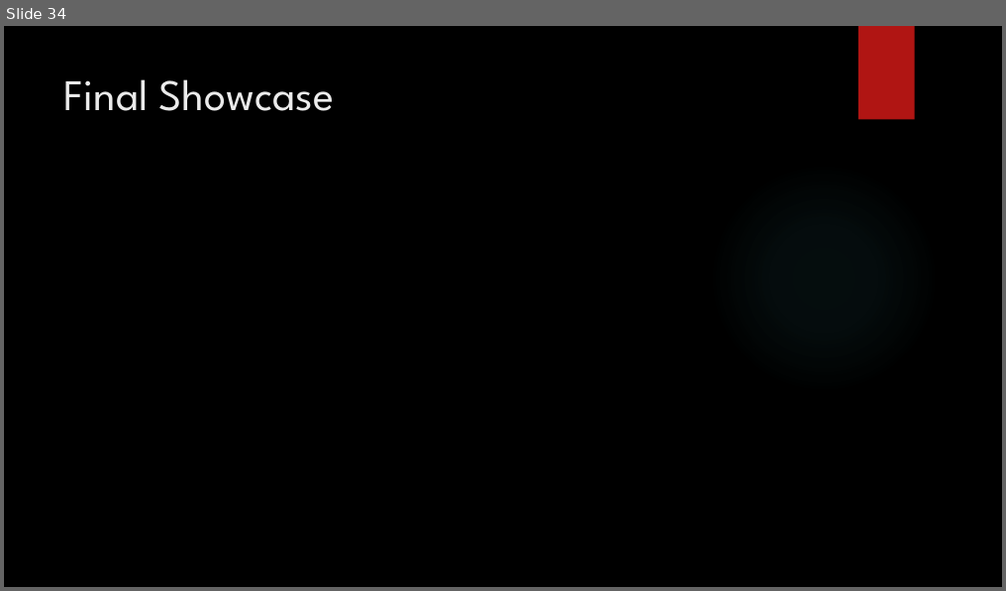
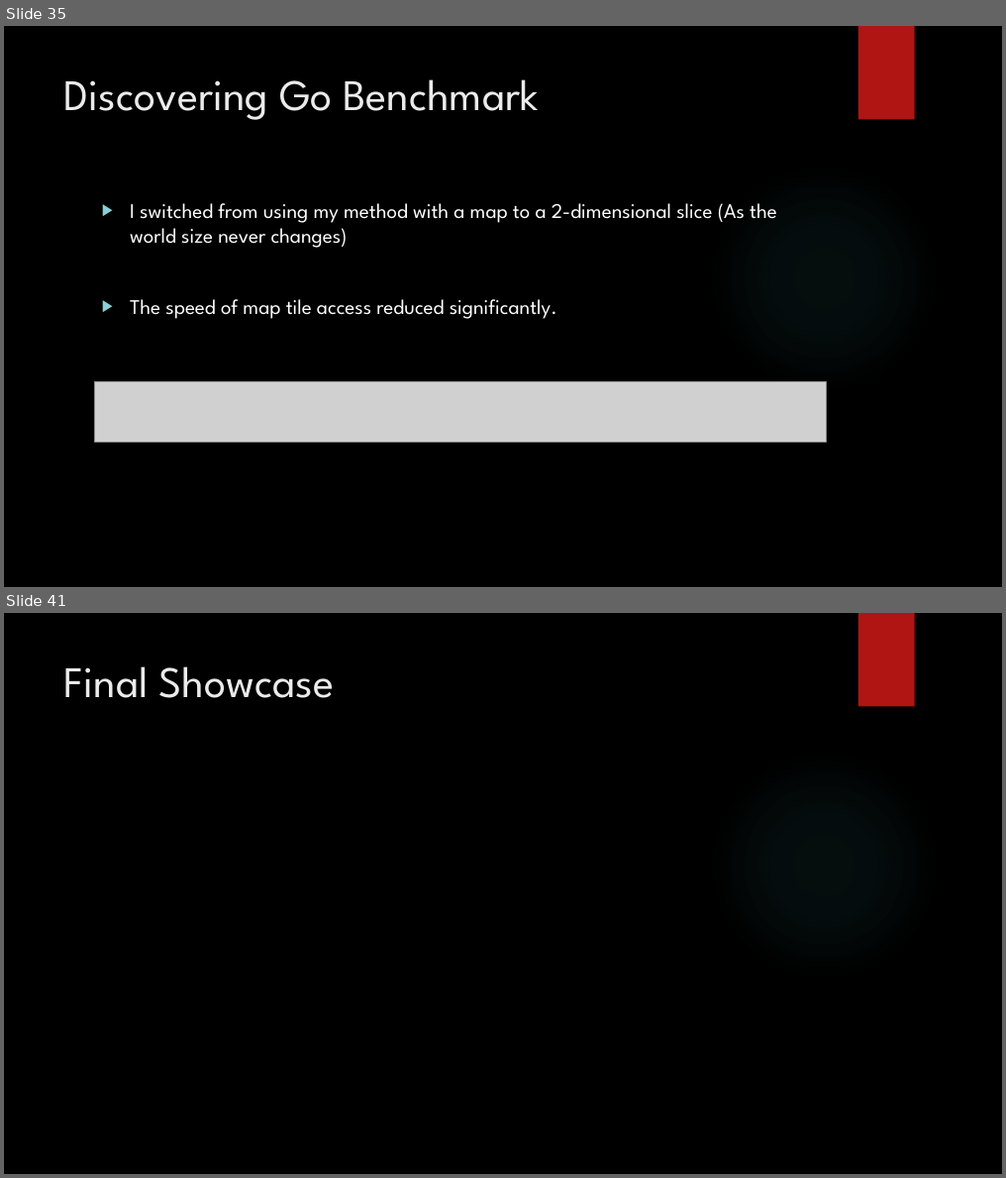
Before and after one commit to jaminologist/GopherLife, a slide deck: GopherLife.pptx. Shown one above the other, each under a label of ours: slide 34 before the commit, slides 35 and 41 after it; the slides between them are not shown. The pictures are 1006x591 and 1006x1178 pixels, drawn with LibreOffice and Linux fonts; fonts in the diff are those of the drawing; grey boxes stand for pictures; background and template pictures are left out. Boxes give left, top, right and bottom in pixels: in the first picture for what was removed or moved away, otherwise in the second. Text is boxed around its words. In the diff, an @@ line names an element or a change of style, - is before the commit and + after.

```diff
--- a/GopherLife.pptx
+++ b/GopherLife.pptx
@@ slide 35 added at [4, 26, 1002, 587], background picture (left out); not listed: 2 template elements that a slide beside it also shows @@
@@ title added at [64, 79, 539, 120], 42 pt, text #EBEBEB @@
+Discovering Go Benchmark
@@ text added at [130, 203, 777, 319], 20 pt, text #FFFFFF @@
+▶ I switched from using my method with a map to a 2-dimensional slice (As the world size never changes)
+▶ The speed of map tile access reduced significantly.
@@ picture added at [94, 382, 827, 442] @@
@@ what was slide 34 is now slide 41 @@
```
Also in this commit, not shown: 15 slides changed, 16 other slides added, 15 slides removed, 8 other files.
